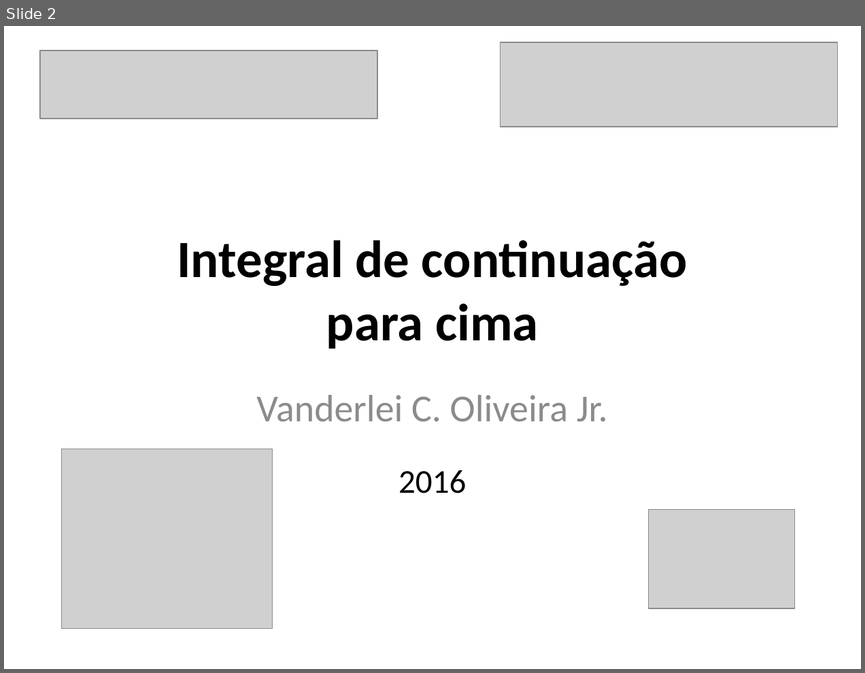
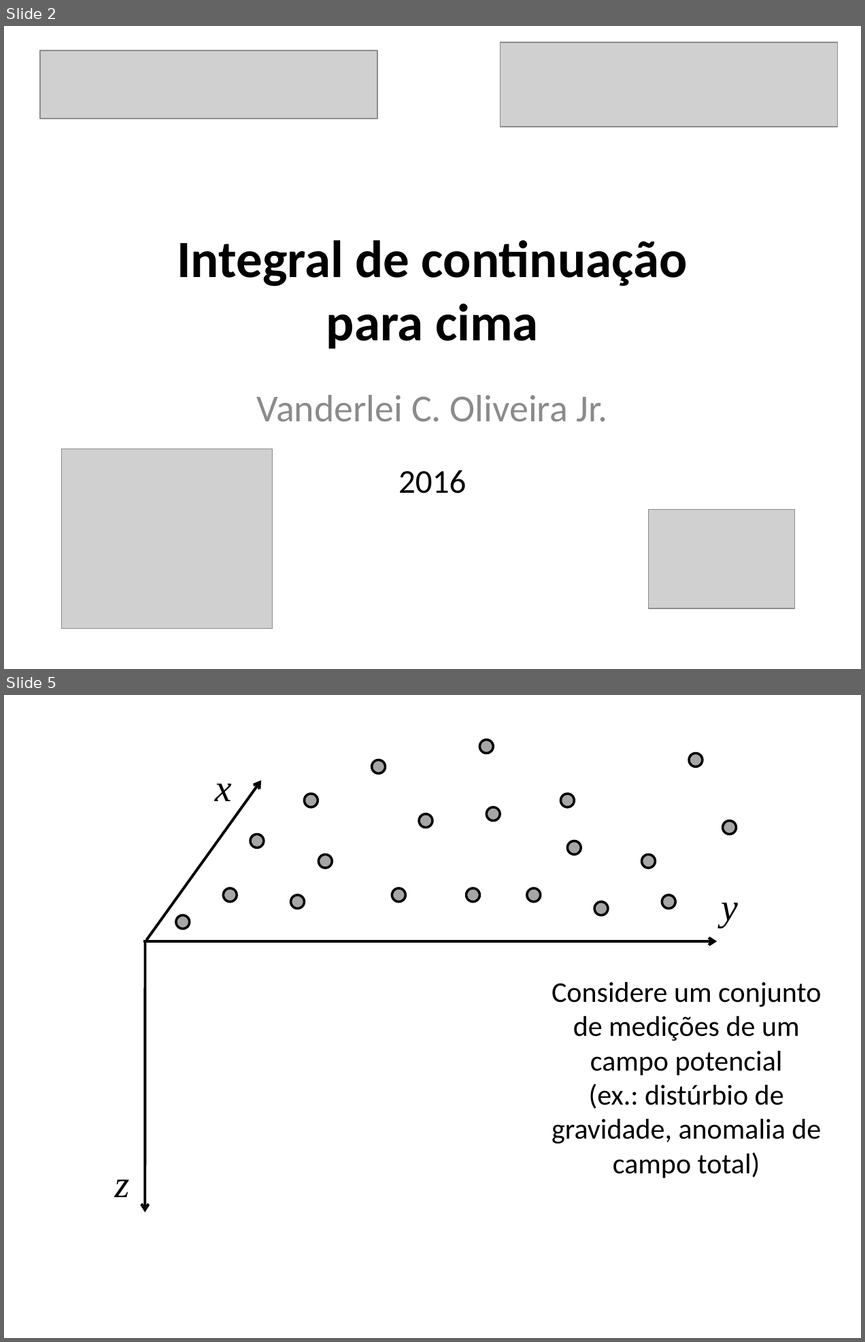
Before and after one commit to pinga-lab/CE-VII-SimBGf-2016, a slide deck: slides/7_integral_continuacao.pptx. Shown one above the other, each under a label of ours: slide 2 before the commit, slides 2 and 5 after it; the slides between them are not shown. The pictures are 865x673 and 865x1342 pixels, drawn with LibreOffice and Linux fonts; fonts in the diff are those of the drawing; grey boxes stand for pictures. Boxes give left, top, right and bottom in pixels: in the first picture for what was removed or moved away, otherwise in the second. Text is boxed around its words. In the diff, an @@ line names an element or a change of style, - is before the commit and + after.

```diff
--- a/slides/7_integral_continuacao.pptx
+++ b/slides/7_integral_continuacao.pptx
@@ slide 5 added at bbox=[4, 695, 861, 1338], background #FFFFFF @@
@@ group added at bbox=[176, 740, 736, 929]: 20 ellipses @@
@@ group added at bbox=[115, 781, 738, 1212]: 3 arrows, 3 texts @@
+z
+x
+y
@@ text added at bbox=[551, 981, 821, 1178], 24 pt, text #000000 @@
+Considere um conjunto de medições de um campo potencial
+(ex.: distúrbio de gravidade, anomalia de campo total)
```
Also in this commit, not shown: 7 other slides added.
